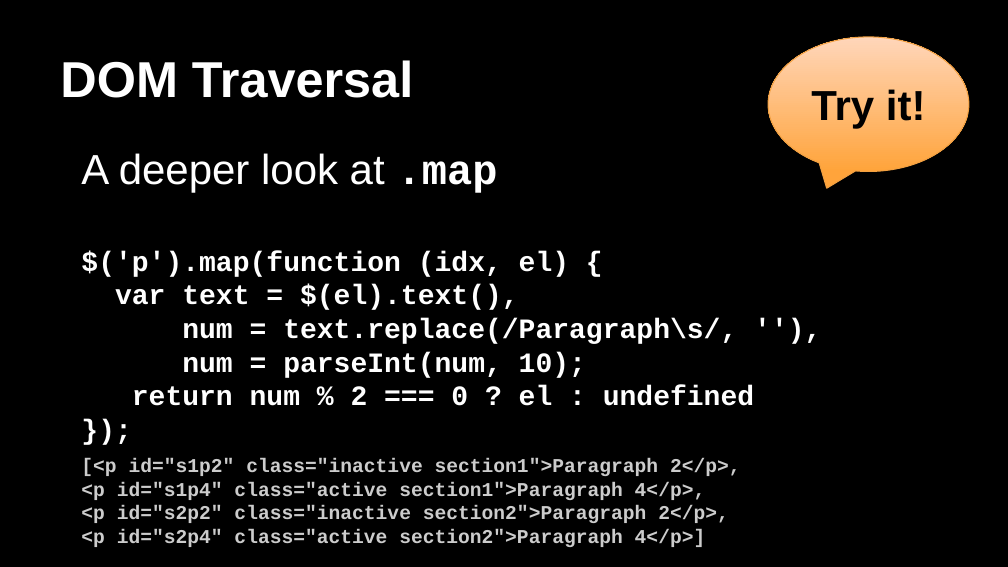
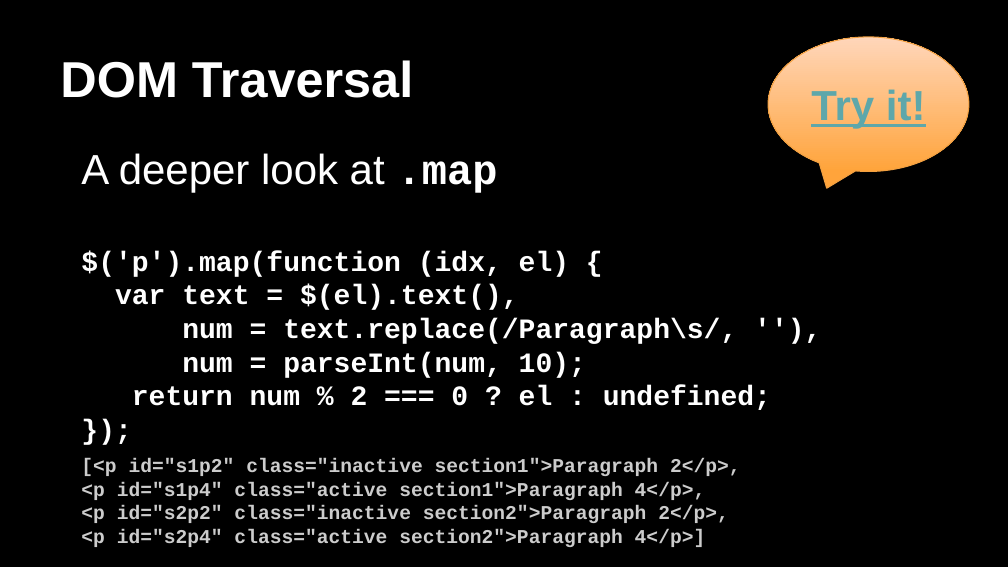
Before and after one commit to arapehl/drdobbsindia-jquery-workshop, a slide deck: slide 9 of Becoming a jQuery Expert.pptx. Drawn at 1008x567 pixels with LibreOffice and Linux fonts; fonts in the diff are those of the drawing. Boxes give left, top, right and bottom in pixels: in the first picture for what was removed or moved away, otherwise in the second. Text is boxed around its words. In the diff, an @@ line names an element or a change of style, - is before the commit and + after.

```diff
--- a/Becoming a jQuery Expert.pptx
+++ b/Becoming a jQuery Expert.pptx
@@ speech bubble "Try it!" at <box>768,37,969,172</box>: text colour #000000 to #5EA7AA, underline on @@
@@ text at <box>81,251,771,410</box>: text changed @@
-$('p').map(function (idx, el) {
-var text = $(el).text(),
-num = text.replace(/Paragraph\s/, ''),
-num = parseInt(num, 10);
-return num % 2 === 0 ? el : undefined
-});
+$('p').map(function (idx, el) {
+var text = $(el).text(),
+num = text.replace(/Paragraph\s/, ''),
+num = parseInt(num, 10);
+return num % 2 === 0 ? el : undefined;
+});
```
Also in this commit, not shown: 7 other slides changed, 1 slide removed, 1 other file.
